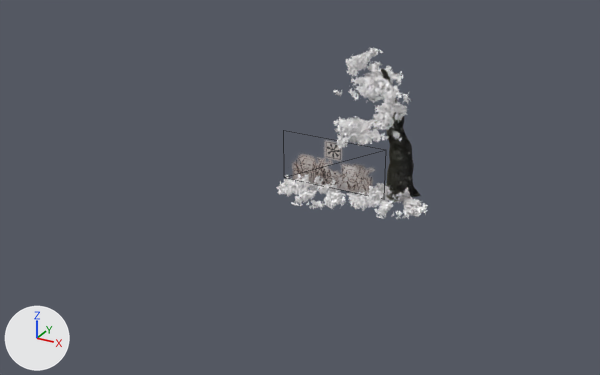
Renders of the glTF model public/assets/animations/graffiti-animado-v4.glb from each side of a commit.
One viewpoint serves both versions: a 50 mm camera at (15.0, -30.3, 15.3) aimed at (-1.6, 0.0, 0.2). The lights are fixed; the arrows at lower left show +X, +Y and +Z. Mesh edges are drawn as thin lines on the coarser meshes. Where no turn or scale is listed for an object, it has been applied to the vertices. Vertices at the same position are counted once.

In view in the first picture: '45K', '45K.002', '45K.003', 'zacimba-tittle.001'.
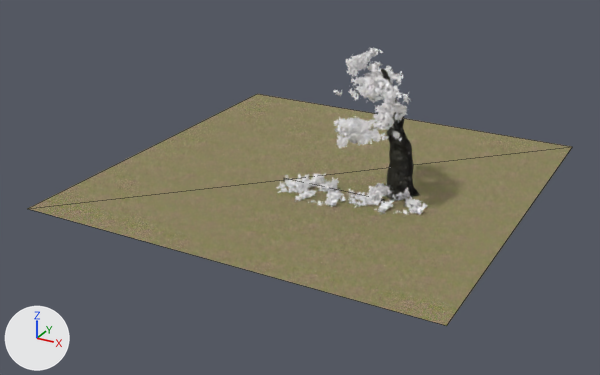
The newer file is also turned or shifted as a whole; pictures and numbers use the older file's frame.

What differs and where, as boxes (x1, y1, x2, y2) in the pictures (600 x 375 px):
'Forest A', added
    after: (27, 94, 572, 326)
'zacimba-tittle.001', reshaped, moved, rescaled (not visible afterwards)
    before: (292, 141, 374, 195)

The change, as a diff of the scene's bpy script:
```diff
--- a/public/assets/animations/graffiti-animado-v4.glb.py
+++ b/public/assets/animations/graffiti-animado-v4.glb.py
@@ img_forrest_ground_01_rough_2k @@
+img_forrest_ground_01_rough_2k = load_image('forrest_ground_01_rough_2k', '_unpacked/forrest_ground_01_rough_2k', 1024, 1024, 'Non-Color')
@@ img_forrest_ground_01_nor_2k @@
+img_forrest_ground_01_nor_2k = load_image('forrest_ground_01_nor_2k', '_unpacked/forrest_ground_01_nor_2k', 1024, 1024, 'Non-Color')
@@ img_forrest_ground_01_diff_2k @@
+img_forrest_ground_01_diff_2k = load_image('forrest_ground_01_diff_2k', '_unpacked/forrest_ground_01_diff_2k', 1024, 1024, 'sRGB')
@@ mat_ground @@
+mat_ground = bpy.data.materials.new('Ground')
+# uses the picture img_forrest_ground_01_diff_2k
+# uses the picture img_forrest_ground_01_nor_2k
+# uses the picture img_forrest_ground_01_rough_2k
@@ me_zacimba_tittle_001 @@
 me_zacimba_tittle_001.from_pydata(...)  # 4 vertices, 2 faces; spans x -0.5..0.5, y 0.0, z -0.024..0.976
 # used by ob_zacimba_tittle_001; location = (0.0, 0.0, 0.58); scale = (4.94, 0.0, 2.27)
-me_zacimba_tittle_001.vertices[0].co = (-0.5, 0.0, -0.024)  # pixel (284, 177)
-me_zacimba_tittle_001.vertices[1].co = (0.5, 0.0, -0.024)  # pixel (384, 199)
-me_zacimba_tittle_001.vertices[2].co = (-0.5, 0.0, 0.976)
-me_zacimba_tittle_001.vertices[3].co = (0.5, 0.0, 0.976)
+# me_zacimba_tittle_001 part 1
+me_zacimba_tittle_001.vertices[0].co = (-2.466, 0.0, -1.763)
+me_zacimba_tittle_001.vertices[1].co = (2.478, 0.0, -1.763)
+me_zacimba_tittle_001.vertices[2].co = (-2.466, 0.0, 0.508)  # pixel (284, 177)
+me_zacimba_tittle_001.vertices[3].co = (2.478, 0.0, 0.508)  # pixel (384, 199)
 me_zacimba_tittle_001.materials.append(mat_marcador)
@@ me_plane_001 @@
+me_plane_001.from_pydata(...)  # 4 vertices, 2 faces; spans x -9.3..9.3, y -9.3..9.3, z 0.0
+me_plane_001.materials.append(mat_ground)
@@ ob_zacimba_tittle_001 @@
 ob_zacimba_tittle_001 = bpy.data.objects.new('zacimba-tittle.001', me_zacimba_tittle_001)
-ob_zacimba_tittle_001.location = (0.0, 0.0, 0.58)
-ob_zacimba_tittle_001.scale = (4.94, 0.0, 2.27)
+ob_zacimba_tittle_001.location = (0.0, 0.0, 0.0)
@@ ob_forest_a @@
+ob_forest_a = bpy.data.objects.new('Forest A', me_plane_001)
+ob_forest_a.location = (-1.15, 1.37, 0.41)
```
